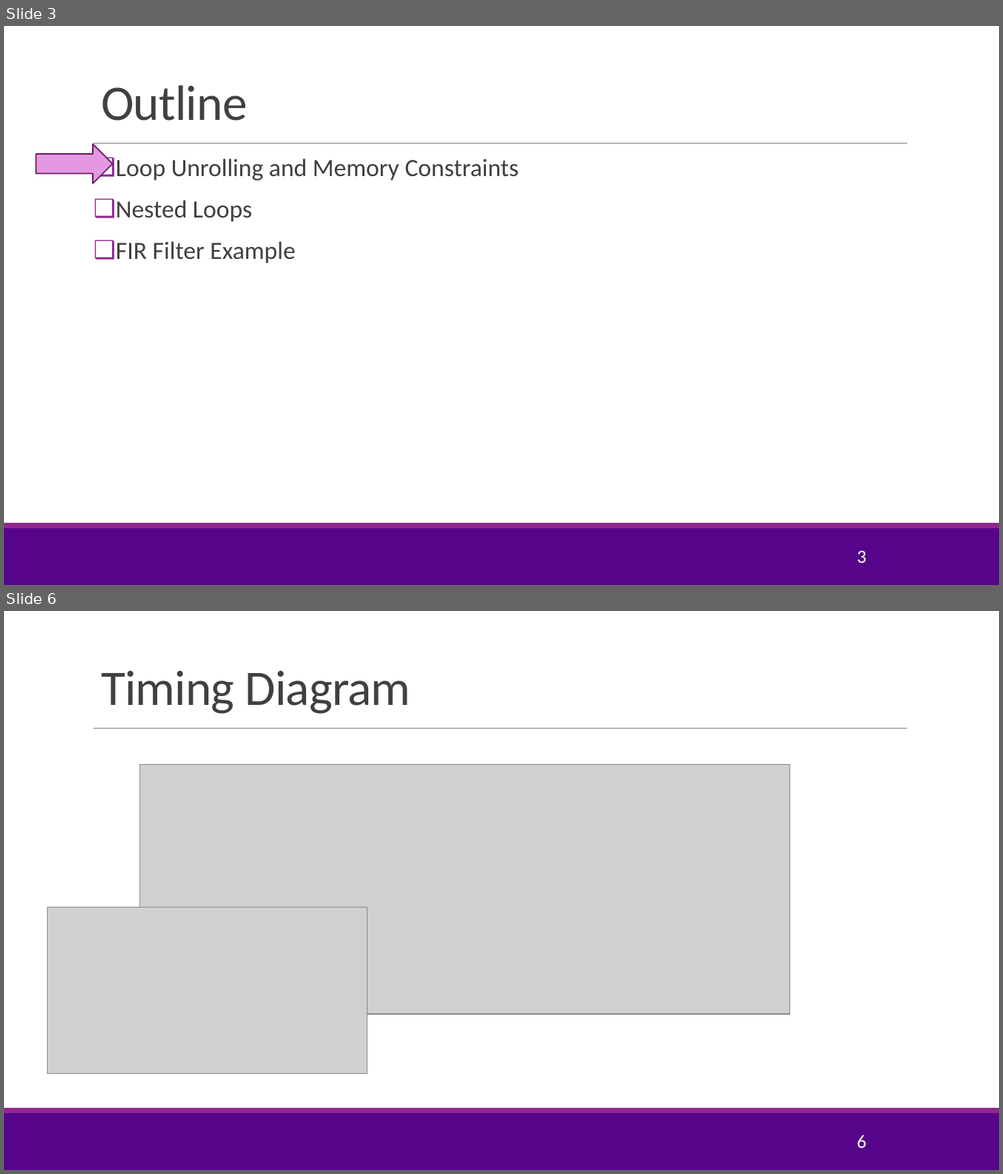
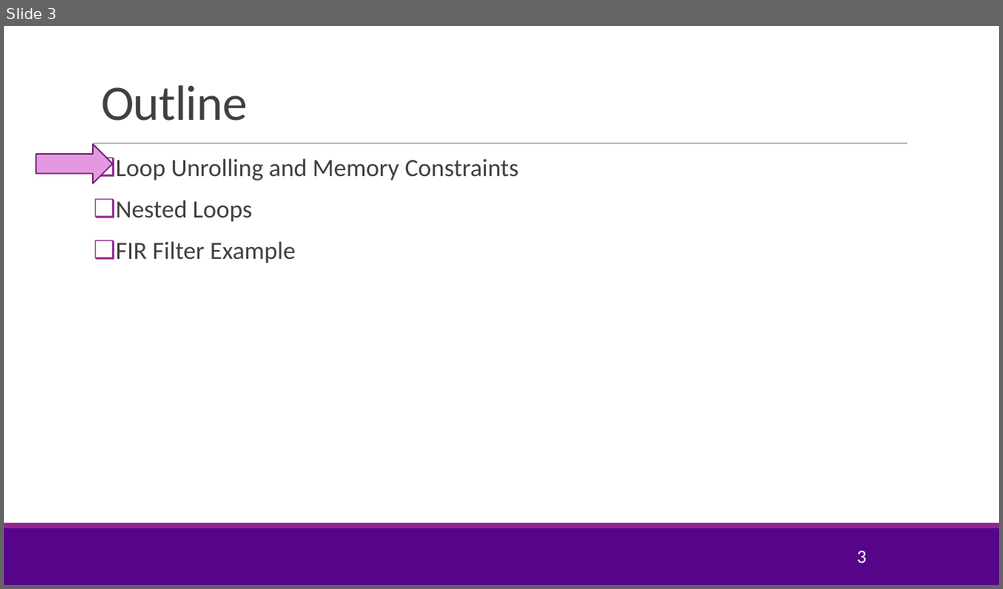
Before and after one commit to sdrangan/fpgademos, a slide deck: units/unit08_unroll/unroll.pptx. Shown one above the other, each under a label of ours: slides 3 and 6 before the commit, slide 3 after it; the slides between them are not shown. The pictures are 1003x1174 and 1003x589 pixels, drawn with LibreOffice and Linux fonts; fonts in the diff are those of the drawing; grey boxes stand for pictures; background and template pictures are left out. Boxes give left, top, right and bottom in pixels: in the first picture for what was removed or moved away, otherwise in the second. Text is boxed around its words. In the diff, an @@ line names an element or a change of style, - is before the commit and + after.

```diff
--- a/units/unit08_unroll/unroll.pptx
+++ b/units/unit08_unroll/unroll.pptx
@@ slide 6 removed at bbox=[4, 611, 999, 1170], background #FFFFFF; not listed: 3 template elements that a slide beside it also shows @@
@@ title removed at bbox=[101, 671, 410, 714] @@
-Timing Diagram
@@ picture removed at bbox=[140, 764, 790, 1014] @@
@@ picture removed at bbox=[47, 907, 367, 1074] @@
@@ page number removed at bbox=[856, 1136, 866, 1149] @@
-6
```
Also in this commit, not shown: 1 slide added, 34 other slides removed, 13 other files.
